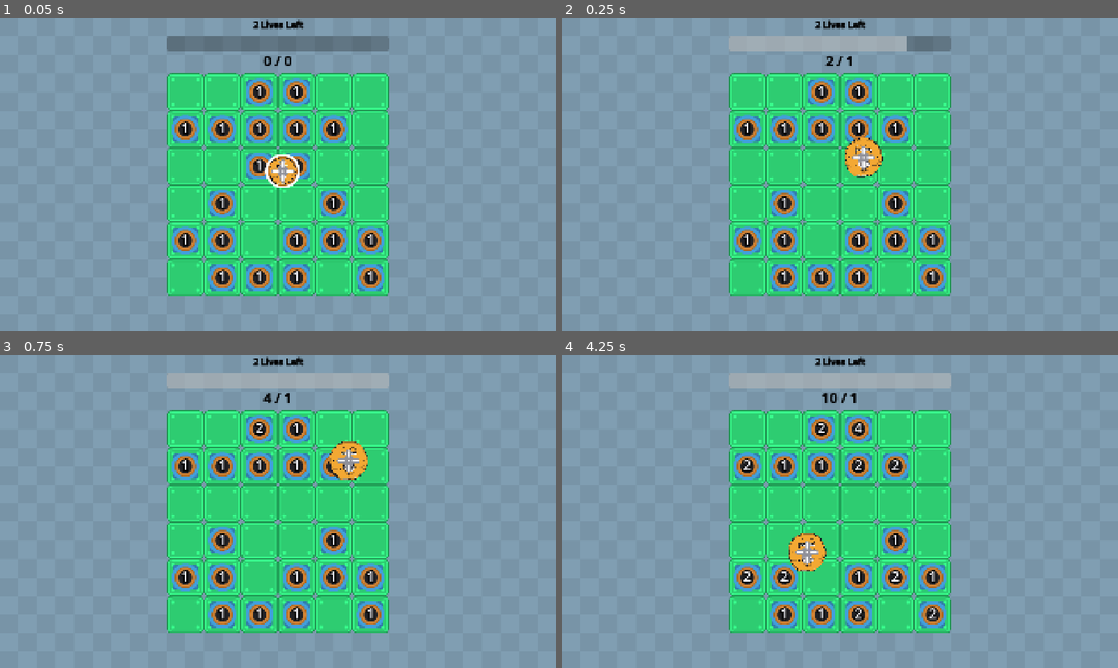
Above: before the commit, frames 1-4 (two rows, left to right).
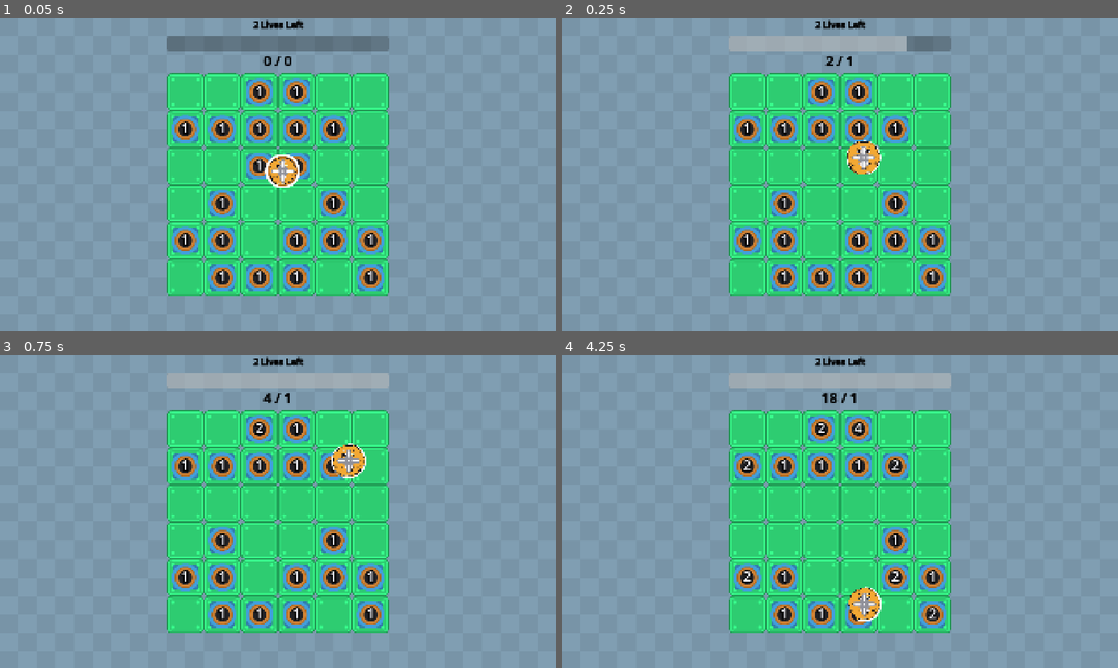
Above: after the commit, the same moments.

Repository: wanamelon/prototype_monorepo
Game: Godot game, scene res://source/bounce_main.tscn
Same seed, same stepped clock (60 frames per second), same inputs: the game is played once before the commit and once after it. Sound files missing from this copy of the repository are replaced by a short silence.
Inputs:
- Up to frame 1 (0.05 s): no input
- Up to frame 2 (0.25 s): no input
- Up to frame 3 (0.75 s): no input
- Up to frame 4 (4.25 s): no input

Frame 1 is identical in both runs. In frame 2, 0.4% of the frame differs, in the area x 50-58%, y 38-52%; in frame 3, 0.4%; in frame 4, 1.7%, in the area x 38-58%, y 12-86%.

Commit message:
reduce event reporting boilerplate

Diff:
--- a/roller/source/item/add_stamina.gd
+++ b/roller/source/item/add_stamina.gd
@@ -10,4 +10,3 @@
 				item._stamina_seconds += 10
 				item._max_stamina += 10
 		_added_stamina = true
-	return [] as Array[ItemEvent]
--- a/roller/source/item/bounce_off_everything.gd
+++ b/roller/source/item/bounce_off_everything.gd
@@ -5,7 +5,6 @@
 var _bounce_off_everything_duration: float = 0.0
 
 func activate(state: MatchState):
-	var events: Array[ItemEvent] = []
 	if state.tick % 60 == 0 and Utils.RNG.randf() < 0.1 and _bounce_off_everything_duration <= 0:
 		_bounce_off_everything_duration = 2.5
 	if _bounce_off_everything_duration > 0:
@@ -20,7 +19,6 @@
 			if item is Crop and item.has_node(BOUNCE_STATIC_BODY_NAME):
 				item.remove_child(item.get_node(BOUNCE_STATIC_BODY_NAME))
 	_bounce_off_everything_duration -= state.delta
-	return events
 
 func _create_bounce_body() -> StaticBody2D:
 	var bounce_body = StaticBody2D.new()
--- a/roller/source/item/crop.gd
+++ b/roller/source/item/crop.gd
@@ -21,29 +21,27 @@
 	return CROP_SCENE.instantiate()
 
 func activate(state: MatchState):
-	var events: Array[ItemEvent] = []
-	_try_level_up_on_tick(state, events)
-	_level_down_if_hit(state, events)
-	_apply_level_changes(state, events)
-	return events
+	_try_level_up_on_tick(state)
+	_level_down_if_hit(state)
+	_apply_level_changes(state)
 
-func _try_level_up_on_tick(state: MatchState, o_events: Array[ItemEvent]):
+func _try_level_up_on_tick(state: MatchState):
 	var expected_seconds_until_growth: float = 4.0 + 8 * log(level)
 	var growth_probability_per_second := 1.0 / expected_seconds_until_growth
 	if rng.randf() < (state.delta * growth_probability_per_second):
-		o_events.append(ItemSystem.LevelChangeEvent.new(1, ItemSystem.SpecificItem.new(self), self))
+		_add_event(ItemSystem.LevelChangeEvent.new(1, ItemSystem.SpecificItem.new(self), self))
 
-func _level_down_if_hit(state: MatchState, o_events: Array[ItemEvent]):
+func _level_down_if_hit(state: MatchState):
 	for event in state.last_tick_events:
 		if event is ItemSystem.FreshOverlapEvent:
 			var overlap := event as ItemSystem.FreshOverlapEvent
 			# TODO: should not depend on first/second order bruh
 			if overlap.first is Roller and overlap.second == self:
 				var roller := overlap.first as Roller
-				o_events.append(ItemSystem.LevelChangeEvent.new(
+				_add_event(ItemSystem.LevelChangeEvent.new(
 					-roller.compute_damage_per_hit(), ItemSystem.SpecificItem.new(self), overlap.first))
 
-func _apply_level_changes(state: MatchState, o_events: Array[ItemEvent]):
+func _apply_level_changes(state: MatchState):
 	var total_positive_level_change: int = 0
 	var total_negative_level_change: int = 0
 	for event in state.last_tick_events:
@@ -60,16 +58,16 @@
 		$LevelDownAudioPlayer.play()
 	var level_changes_canceled_out: int = min(abs(total_positive_level_change), abs(total_negative_level_change))
 	for i in range(level_changes_canceled_out):
-		o_events.append(ItemSystem.GivePointsEvent.new(_compute_point_value()))
+		_add_event(ItemSystem.GivePointsEvent.new(_compute_point_value()))
 	var net_level_change := total_positive_level_change + total_negative_level_change
 	if net_level_change > 0:
 		level = min(20, level + net_level_change)
 	else:
 		for i in range(abs(net_level_change)):
-			o_events.append(ItemSystem.GivePointsEvent.new(_compute_point_value()))
+			_add_event(ItemSystem.GivePointsEvent.new(_compute_point_value()))
 			level -= 1
 			if level <= 0:
-				o_events.append(ItemSystem.DespawnEvent.new(self, _find_largest_damage_source(state)))
+				_add_event(ItemSystem.DespawnEvent.new(self, _find_largest_damage_source(state)))
 				break
 
 func _find_largest_damage_source(state: MatchState) -> Item:
--- a/roller/source/item/crop_spawner.gd
+++ b/roller/source/item/crop_spawner.gd
@@ -3,12 +3,10 @@
 var _random := RandomNumberGenerator.new()
 
 func activate(state: MatchState):
-	var events: Array[ItemEvent] = []
 	if state.tick == 0:
 		for i in range(20): # TODO: configurable?
 			var factory = func ():
 				var crop := Crop.instance()
 				crop.level = _random.randi_range(1, 1)
 				return crop
-			events.append(ItemSystem.SpawnEvent.new(factory, ItemSystem.AnyFreeCell.new(), 1.0))
-	return events
+			_add_event(ItemSystem.SpawnEvent.new(factory, ItemSystem.AnyFreeCell.new(), 1.0))
--- a/roller/source/item/item_system.gd
+++ b/roller/source/item/item_system.gd
@@ -47,8 +47,8 @@
 	var events: Array[ItemEvent] = []
 	events.append_array(compute_overlaps(_match_state))
 	for item: Item in _match_state.items:
-		var new_events := item.activate(_match_state)
-		events.append_array(new_events)
+		item.activate(_match_state)
+		events.append_array(item.flush_events())
 	_apply_events(events)
 	_check_end_condition()
 	_advance_status_effect_timers()
@@ -162,6 +162,7 @@
 	var _physics_calculator: StatefulPhysicsCalculator
 	var _item_root: Node2D
 	var status_effects: Array[StatusEffect] = []
+	var _new_events: Array[ItemEvent] = []
 
 	func _inject(physics_calculator: StatefulPhysicsCalculator, item_root: Node2D):
 		_physics_calculator = physics_calculator
@@ -176,7 +177,15 @@
 		return []
 
 	# The core of the logic! Evaluate triggers and perform actions
-	@abstract func activate(state: MatchState) -> Array[ItemEvent]
+	@abstract func activate(state: MatchState) -> void
+
+	func _add_event(event: ItemEvent) -> void:
+		_new_events.append(event)
+
+	func flush_events() -> Array[ItemEvent]:
+		var copy = _new_events.duplicate()
+		_new_events.clear()
+		return copy
 
 @abstract
 class Location extends RefCounted:
--- a/roller/source/item/level_up_crop_on_hit.gd
+++ b/roller/source/item/level_up_crop_on_hit.gd
@@ -3,12 +3,10 @@
 var _random := RandomNumberGenerator.new()
 
 func activate(state: MatchState):
-	var events: Array[ItemEvent] = []
 	for event in state.last_tick_events:
 		if event is ItemSystem.FreshOverlapEvent:
 			var overlap := event as ItemSystem.FreshOverlapEvent
 			# TODO: should not depend on first/second order bruh
 			if overlap.first is Roller and overlap.second is Crop:
 				if _random.randf() < 0.1:
-					events.append(ItemSystem.LevelChangeEvent.new(1, ItemSystem.SpecificItem.new(overlap.second), overlap.first))
-	return events
+					_add_event(ItemSystem.LevelChangeEvent.new(1, ItemSystem.SpecificItem.new(overlap.second), overlap.first))
--- a/roller/source/item/roller.gd
+++ b/roller/source/item/roller.gd
@@ -44,7 +44,6 @@
 	return 1
 
 func activate(state: MatchState):
-	var events: Array[ItemEvent] = []
 	var collision_result: KinematicCollision2D = $CharacterBody2D.move_and_collide(_velocity * state.delta)
 	position = $CharacterBody2D.position
 	if collision_result:
@@ -52,18 +51,17 @@
 		_velocity = _velocity.rotated(deg_to_rad(Utils.RNG.randf_range(-5, 5)))
 		_bounce_count += 1
 		$BounceAudioPlayer.play()
-		events.append(ItemSystem.BounceEvent.new(self, ItemSystem.find_parent_item(collision_result.get_collider())))
+		_add_event(ItemSystem.BounceEvent.new(self, ItemSystem.find_parent_item(collision_result.get_collider())))
 	if _stamina_seconds <= 0:
 		var damping_factor: float = 4 * _velocity.length() * state.delta
 		_velocity -= _velocity.normalized() * damping_factor
 		if _velocity.length() < 5:
 			finished = true
-			events.append(ItemSystem.DespawnEvent.new(self, self))
+			_add_event(ItemSystem.DespawnEvent.new(self, self))
 	else:
 		_apply_speed_buffs()
 	_apply_size_buffs()
 	_stamina_seconds -= state.delta
-	return events
 
 func _apply_speed_buffs():
 	var speed_with_buffs := _speed
--- a/roller/source/item/size_buff_on_destroy.gd
+++ b/roller/source/item/size_buff_on_destroy.gd
@@ -1,11 +1,9 @@
 class_name SizeBuffOnDestroy extends ItemSystem.Item
 
 func activate(state: MatchState):
-	var events: Array[ItemEvent] = []
 	for event in state.last_tick_events:
 		if event is ItemSystem.DespawnEvent:
 			var despawn := event as ItemSystem.DespawnEvent
 			if despawn.source is Roller:
-				events.append(ItemSystem.AddStatusEffect.new(
-					ItemSystem.StatusEffect.new(ItemSystem.StatusEffectId.SIZE_BUFF, 15, 11.5), despawn.source))
-	return events
+				_add_event(ItemSystem.AddStatusEffect.new(
+					ItemSystem.StatusEffect.new(ItemSystem.StatusEffectId.SIZE_BUFF, 5, 1.5), despawn.source))
--- a/roller/source/item/speed_buff_on_destroy.gd
+++ b/roller/source/item/speed_buff_on_destroy.gd
@@ -1,11 +1,9 @@
 class_name SpeedBuffOnDestroy extends ItemSystem.Item
 
 func activate(state: MatchState):
-	var events: Array[ItemEvent] = []
 	for event in state.last_tick_events:
 		if event is ItemSystem.DespawnEvent:
 			var despawn := event as ItemSystem.DespawnEvent
 			if despawn.source is Roller:
-				events.append(ItemSystem.AddStatusEffect.new(
+				_add_event(ItemSystem.AddStatusEffect.new(
 					ItemSystem.StatusEffect.new(ItemSystem.StatusEffectId.SPEED_BUFF, 100, 2.5), despawn.source))
-	return events
